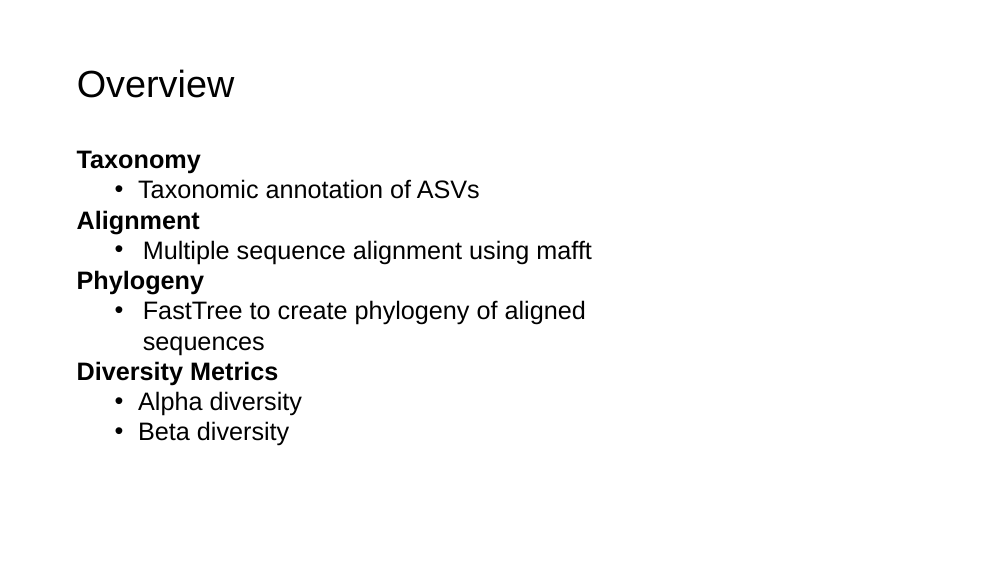
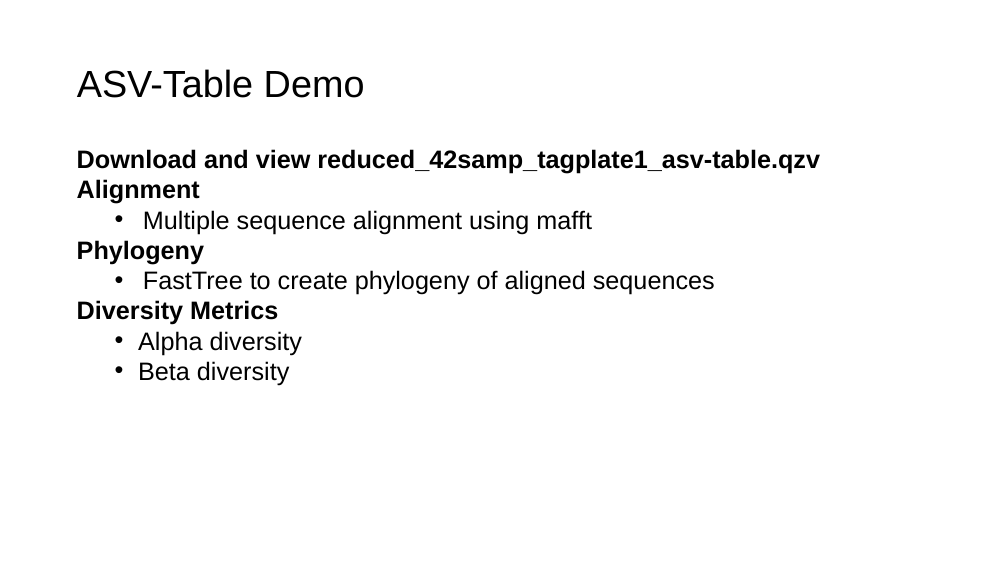
Before and after one commit to sabahzero/UPRM_QIIME2workshop, a slide deck: slide 2 of lectures/Lecture2_Smith.pptx. Drawn at 1008x567 pixels with LibreOffice and Linux fonts; fonts in the diff are those of the drawing. Boxes give left, top, right and bottom in pixels: in the first picture for what was removed or moved away, otherwise in the second. Text is boxed around its words. In the diff, an @@ line names an element or a change of style, - is before the commit and + after.

```diff
--- a/lectures/Lecture2_Smith.pptx
+++ b/lectures/Lecture2_Smith.pptx
@@ title at [77,69,365,98]: text changed @@
-Overview
+ASV-Table Demo
@@ text at [77,149,820,174]: text changed; bold on @@
-Taxonomy
-  • Taxonomic annotation of ASVs
+Download and view reduced_42samp_tagplate1_asv-table.qzv
```
Also in this commit, not shown: 3 slides added, 10 slides removed.
